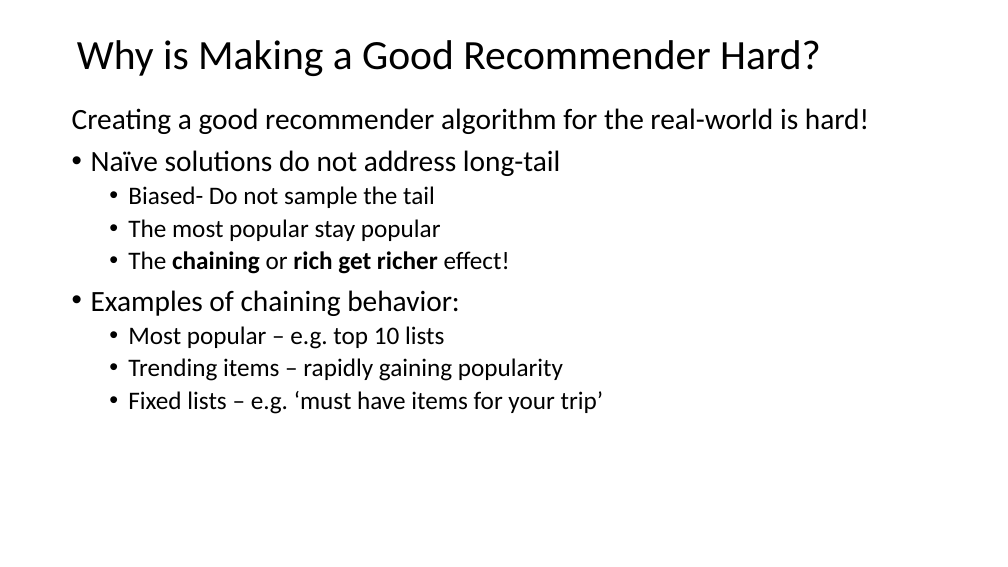
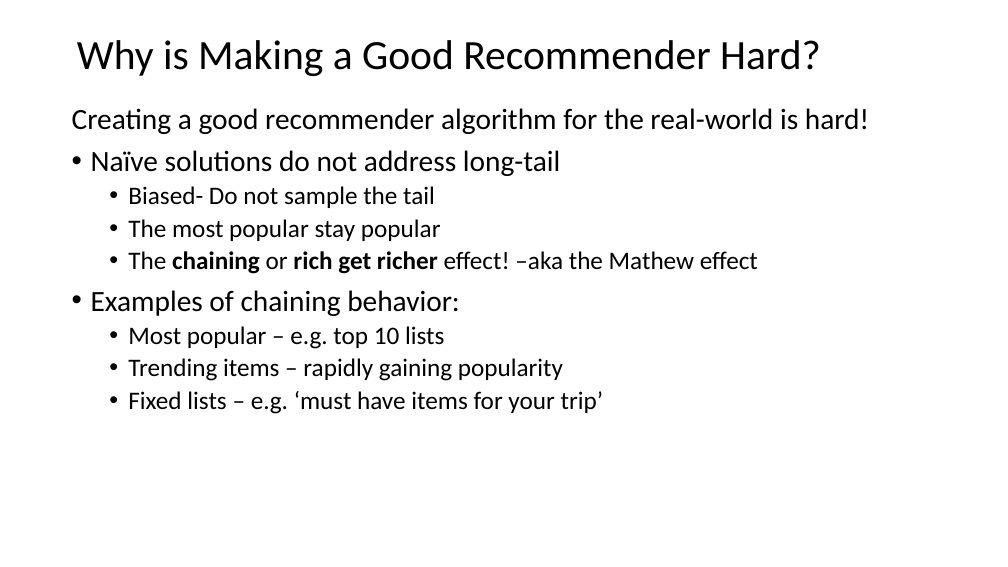
Before and after one commit to StephenElston/CSCI-E-108, a slide deck: slide 8 of slides/8_RecommenderSystems.pptx (slide 9 before the commit). Drawn at 1008x567 pixels with LibreOffice and Linux fonts; fonts in the diff are those of the drawing. Boxes give left, top, right and bottom in pixels: in the first picture for what was removed or moved away, otherwise in the second. Text is boxed around its words. In the diff, an @@ line names an element or a change of style, - is before the commit and + after.

Commit message:
Corrected typos in slides

```diff
--- a/slides/8_RecommenderSystems.pptx
+++ b/slides/8_RecommenderSystems.pptx
@@ text at (x1=128, y1=251, x2=758, y2=274): text changed; bold off @@
-  • The chaining or rich get richer effect!
+  • The chaining or rich get richer effect! –aka the Mathew effect
```
Also in this commit, not shown: 9 other slides changed, 1 slide removed.
